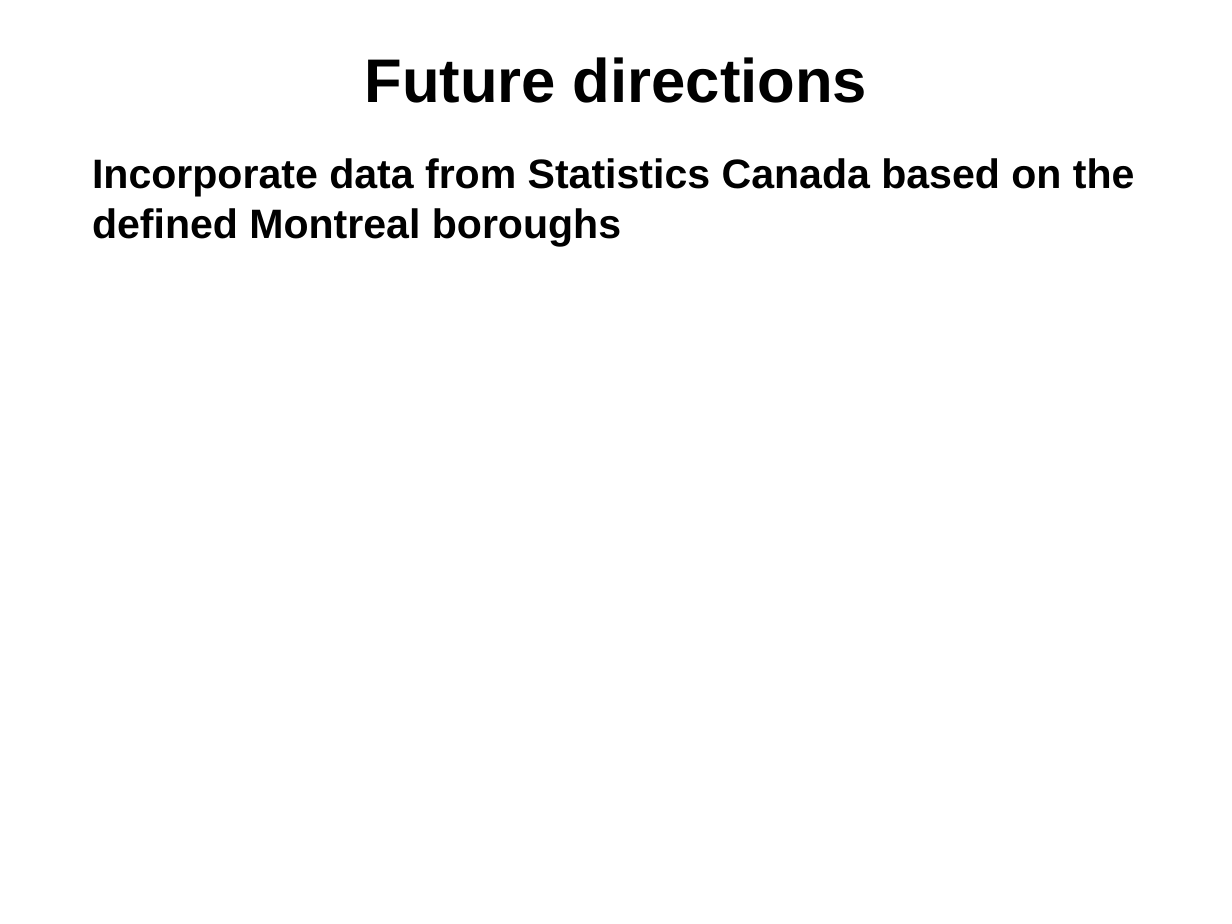
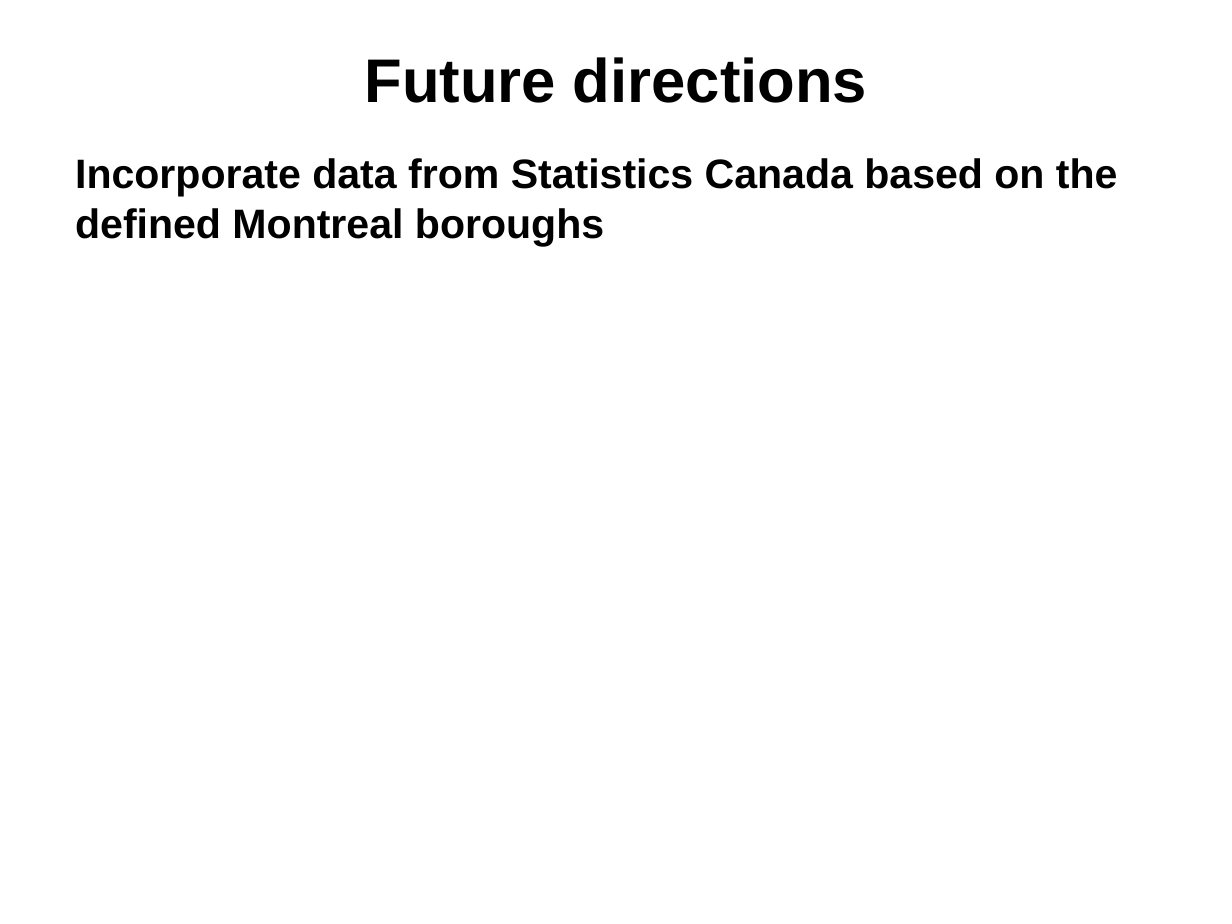
Before and after one commit to npow/centris, a slide deck: slide 7 of presentation/DaveNissanEmil2014MachineLearning.pptx (slide 6 before the commit). Drawn at 1232x924 pixels with LibreOffice and Linux fonts; fonts in the diff are those of the drawing. Boxes give left, top, right and bottom in pixels: in the first picture for what was removed or moved away, otherwise in the second. Text is boxed around its words. In the diff, an @@ line names an element or a change of style, - is before the commit and + after.

```diff
--- a/presentation/DaveNissanEmil2014MachineLearning.pptx
+++ b/presentation/DaveNissanEmil2014MachineLearning.pptx
@@ text "Incorporate data from Statistics Canada ...": place and size @@
-text "Incorporate data from Statistics Canada ..." at box(92, 158, 1135, 246)
+text "Incorporate data from Statistics Canada ..." at box(75, 158, 1118, 246)
```
Also in this commit, not shown: 3 other slides changed, 1 slide added, 1 other file.
